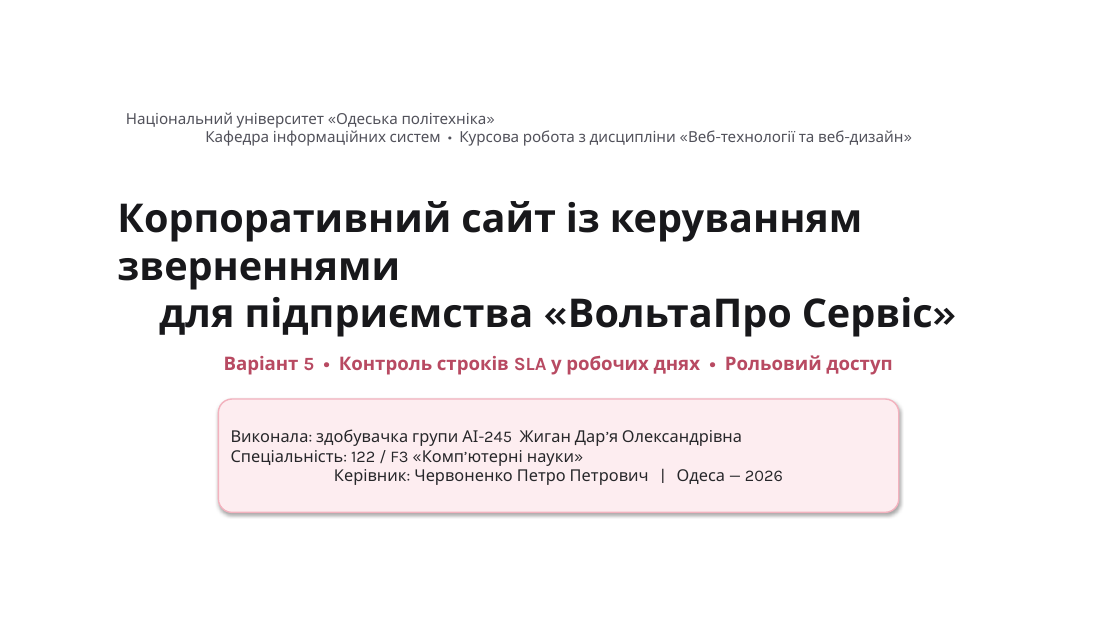
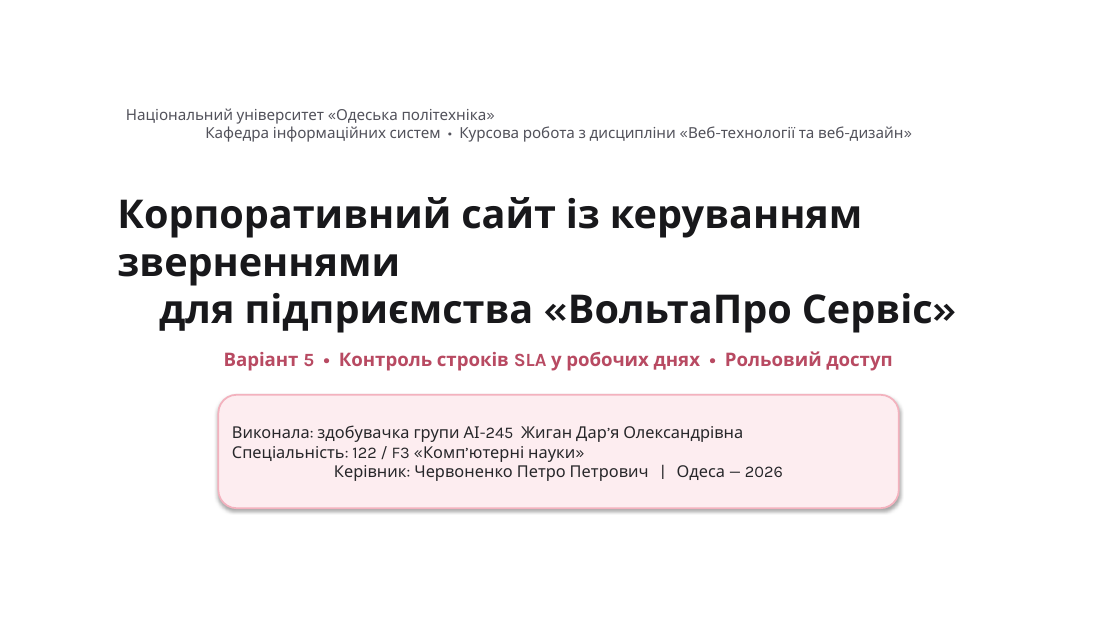
Before and after one commit to Zhyhan245/voltapro-service-inquiries, a slide deck: slide 1 of docs/Презентація_Жиган_Д_О_АІ-245.pptx. Drawn at 1120x630 pixels with LibreOffice and Linux fonts; fonts in the diff are those of the drawing; background and template pictures are left out. Boxes give left, top, right and bottom in pixels: in the first picture for what was removed or moved away, otherwise in the second. Text is boxed around its words. In the diff, an @@ line names an element or a change of style, - is before the commit and + after.

Commit message:
docs: оновлено дизайн презентації з різноманітними макетами

```diff
--- a/docs/Презентація_Жиган_Д_О_АІ-245.pptx
+++ b/docs/Презентація_Жиган_Д_О_АІ-245.pptx
@@ 2 texts, 1 rounded rectangle: place and size @@
-2 texts, 1 rounded rectangle at [117,112,933,513]
+2 texts, 1 rounded rectangle at [117,108,933,508]
@@ rounded rectangle "Виконала: здобувачка групи АІ-245 Жиган ..." at [218,395,899,508]: outline #F3B2BE 1.2 pt to #F3B2BE 1.5 pt; proportions changed @@
```
Also in this commit, not shown: 8 other slides changed, 1 slide added, 1 slide removed.
